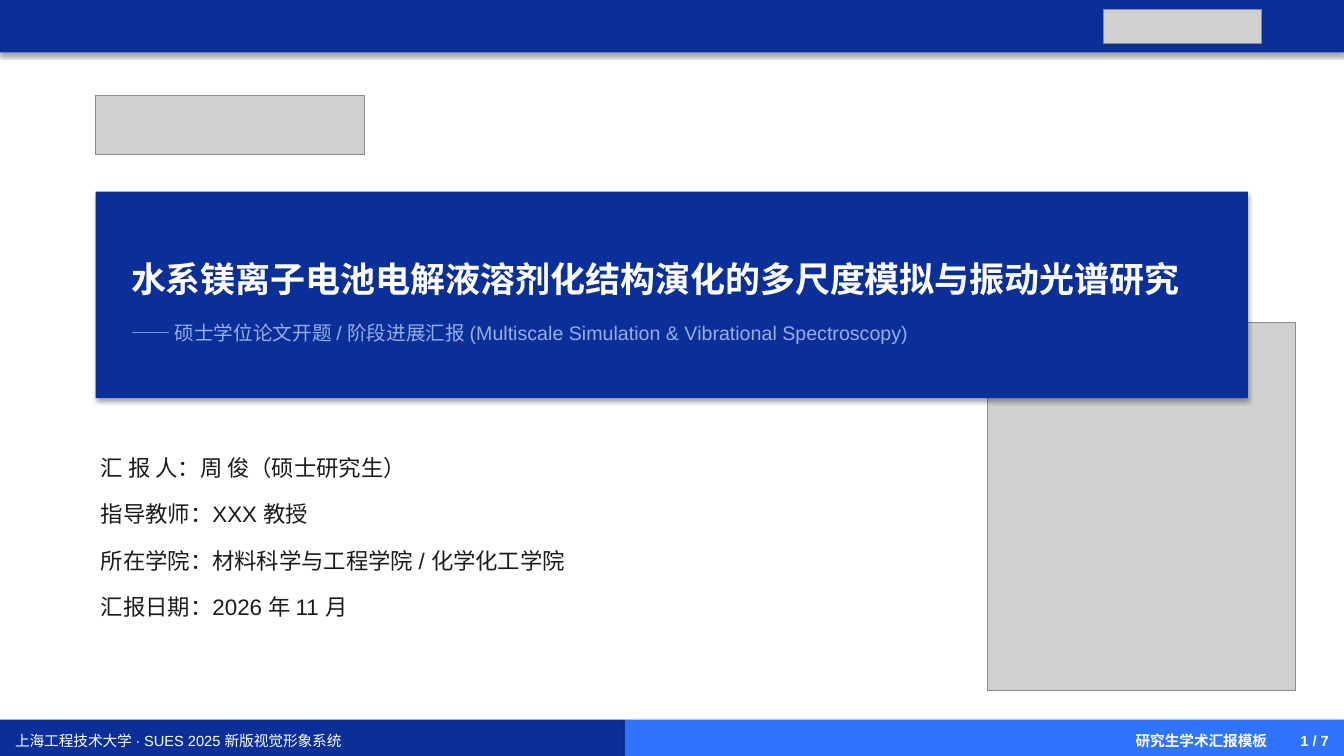
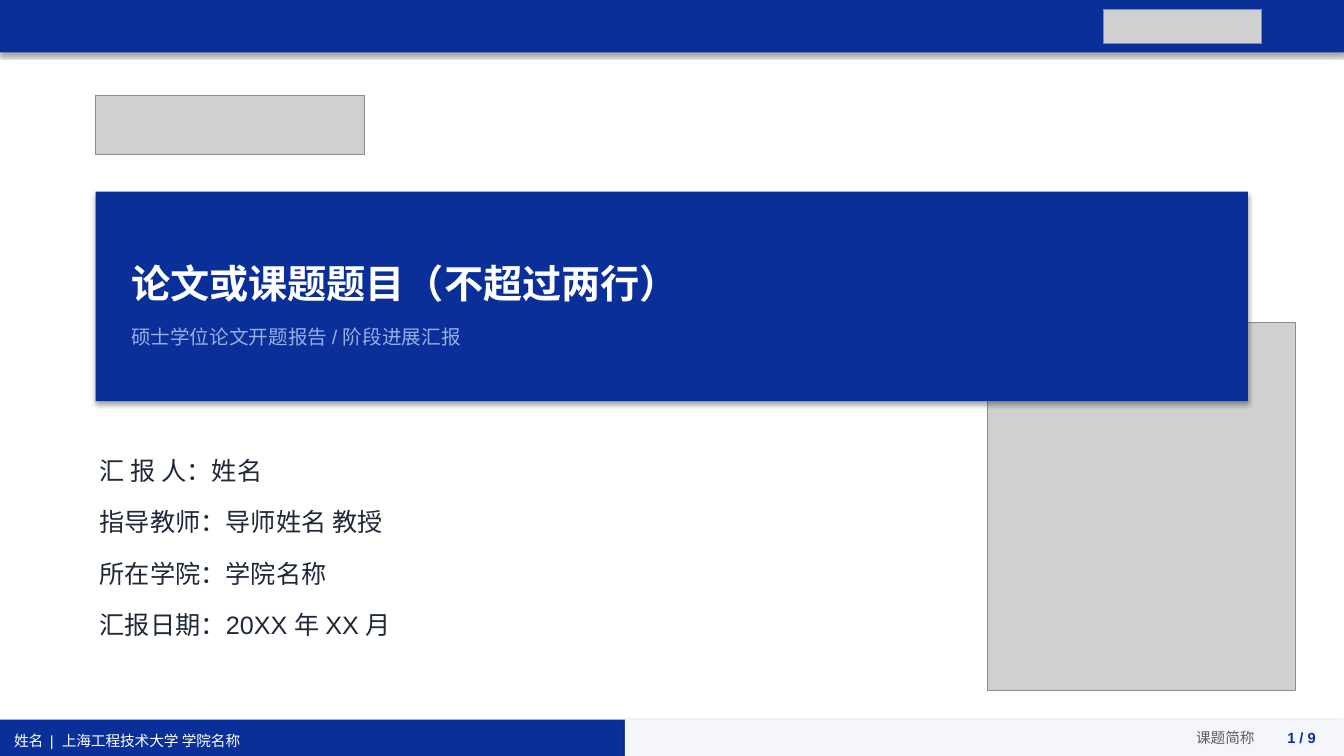
Before and after one commit to zhoujujn795/skills, a slide deck: slide 1 of pptx/assets/sues_2025_vi/SUES_2025_Academic_Template.pptx. Drawn at 1344x756 pixels with LibreOffice and Linux fonts; fonts in the diff are those of the drawing; grey boxes stand for pictures. Boxes give left, top, right and bottom in pixels: in the first picture for what was removed or moved away, otherwise in the second. Text is boxed around its words. In the diff, an @@ line names an element or a change of style, - is before the commit and + after.

Commit message:
feat(ppt-skills): add minimalist group-meeting-ppt skill & upgrade SUES 2025 template to figure-dominant layouts

```diff
--- a/pptx/assets/sues_2025_vi/SUES_2025_Academic_Template.pptx
+++ b/pptx/assets/sues_2025_vi/SUES_2025_Academic_Template.pptx
@@ text in rectangle at [131,264,679,346]: text changed @@
-水系镁离子电池电解液溶剂化结构演化的多尺度模拟与振动光谱研究
-—— 硕士学位论文开题 / 阶段进展汇报 (Multiscale Simulation & Vibrational Spectroscopy)
+论文或课题题目（不超过两行）
+硕士学位论文开题报告 / 阶段进展汇报
@@ text at [100,459,391,636]: text changed; size 16 to 18 pt; text colour #1B1B1B to #1F2937 @@
-汇 报 人：周 俊（硕士研究生）
-指导教师：XXX 教授
-所在学院：材料科学与工程学院 / 化学化工学院
-汇报日期：2026 年 11 月
+汇 报 人：姓名
+指导教师：导师姓名 教授
+所在学院：学院名称
+汇报日期：20XX 年 XX 月
@@ text in rectangle at [14,733,240,747]: text changed @@
-上海工程技术大学 · SUES 2025 新版视觉形象系统
+姓名 | 上海工程技术大学 学院名称
@@ rectangle "课题简称 1 / 9" at [625,720,1344,756]: fill #2E74FF to #F4F6FA @@
@@ text in rectangle at [1196,731,1316,744]: text changed; text colour #FFFFFF to #5F5F5F; bold off @@
-研究生学术汇报模板 1 / 7
+课题简称 1 / 9
```
Also in this commit, not shown: 2 other slides changed, 6 slides added, 4 slides removed, 8 other files.
